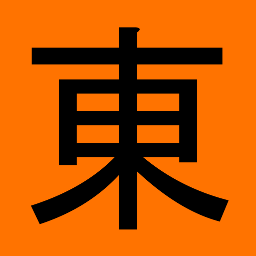
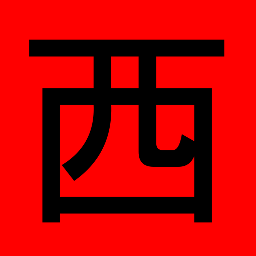
Revision of a layered 256px x 256px image; what changed, layer by layer:
showed "西" over [left=29, top=39, right=225, bottom=223]
hid "東" over [left=30, top=27, right=229, bottom=230]
painted on "Background" over [left=0, top=0, right=256, bottom=256]
